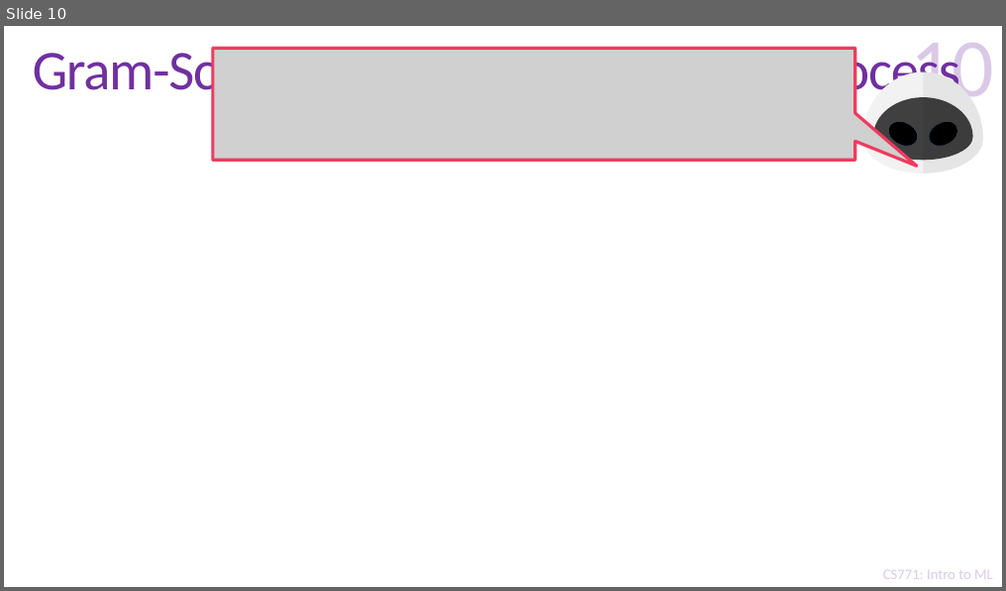
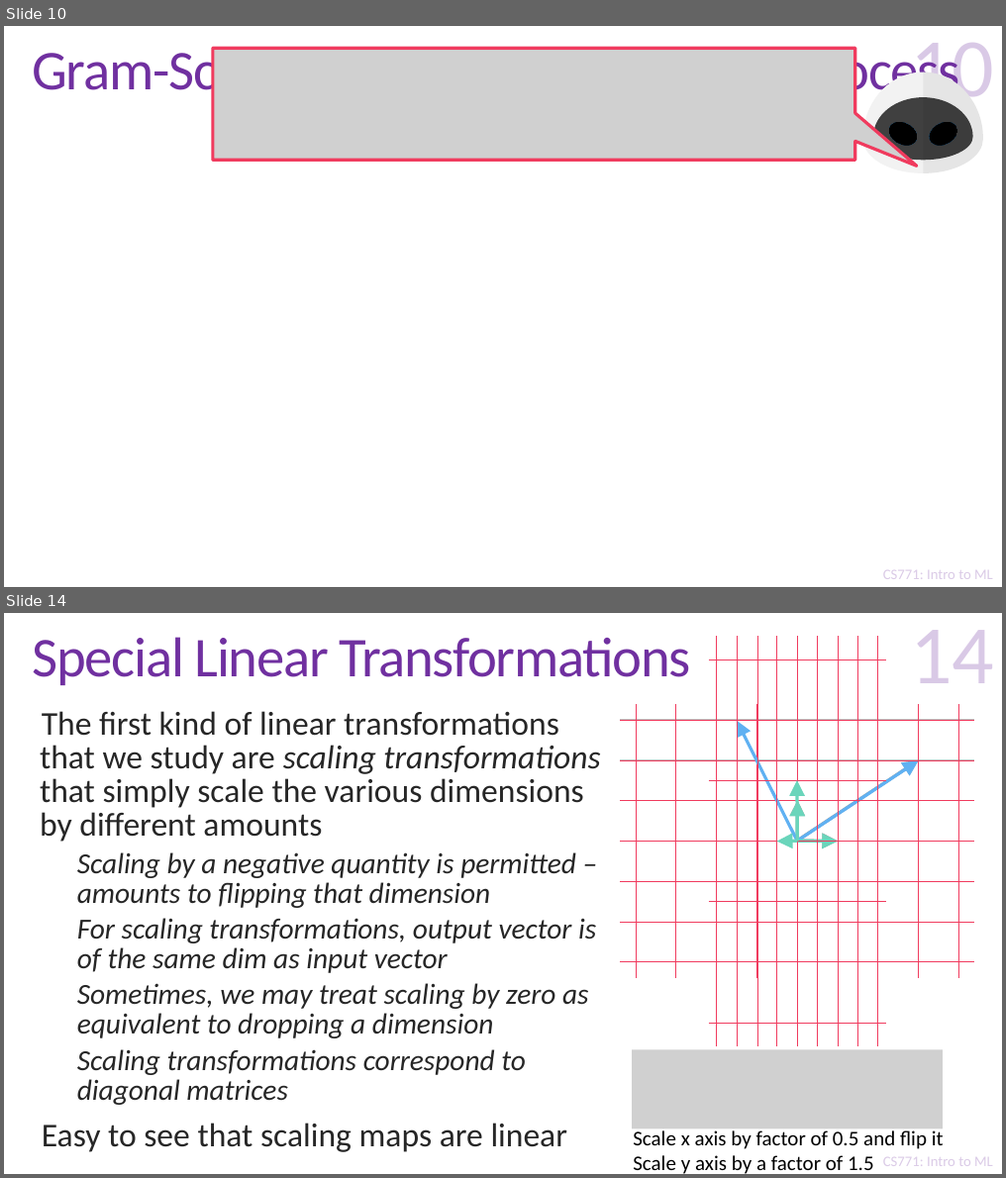
Before and after one commit to purushottamkar/ml19-20w, a slide deck: lecture_slides/16_Linear Algebra Refresher.pptx. Shown one above the other, each under a label of ours: slide 10 before the commit, slides 10 and 14 after it; the slides between them are not shown. The pictures are 1006x591 and 1006x1178 pixels, drawn with LibreOffice and Linux fonts; fonts in the diff are those of the drawing; grey boxes stand for pictures; background and template pictures are left out. Boxes give left, top, right and bottom in pixels: in the first picture for what was removed or moved away, otherwise in the second. Text is boxed around its words. In the diff, an @@ line names an element or a change of style, - is before the commit and + after.

Commit message:
lecture 16 updated

```diff
--- a/lecture_slides/16_Linear Algebra Refresher.pptx
+++ b/lecture_slides/16_Linear Algebra Refresher.pptx
@@ slide 14 added at (x1=4, y1=613, x2=1002, y2=1174), background #FFFFFF; not listed: 2 template elements that a slide beside it also shows @@
@@ title added at (x1=33, y1=637, x2=690, y2=685), 54 pt, text #7030A0 @@
+Special Linear Transformations
@@ page number added at (x1=910, y1=630, x2=994, y2=683), 80 pt, text #7030A0 at 25% opacity @@
+14
@@ text added at (x1=40, y1=711, x2=600, y2=1153), 28 pt, text #262626, italic @@
+  The first kind of linear transformations that we study are scaling transformations that simply scale the various dimensions by different amounts
+      Scaling by a negative quantity is permitted – amounts to flipping that dimension
+      For scaling transformations, output vector is of the same dim as input vector
+      Sometimes, we may treat scaling by zero as equivalent to dropping a dimension
+      Scaling transformations correspond to diagonal matrices
+  Easy to see that scaling maps are linear
@@ group added at (x1=709, y1=636, x2=886, y2=1047): 16 lines, 3 arrows @@
@@ group added at (x1=620, y1=704, x2=974, y2=977): 16 lines, 3 arrows @@
@@ group added at (x1=620, y1=704, x2=974, y2=978): 16 lines, 3 arrows @@
@@ picture added at (x1=632, y1=1051, x2=943, y2=1130) @@
@@ text added at (x1=633, y1=1128, x2=944, y2=1174), 20 pt, text #000000 @@
+Scale x axis by factor of 0.5 and flip it
+Scale y axis by a factor of 1.5
```
Also in this commit, not shown: 17 other slides added.
